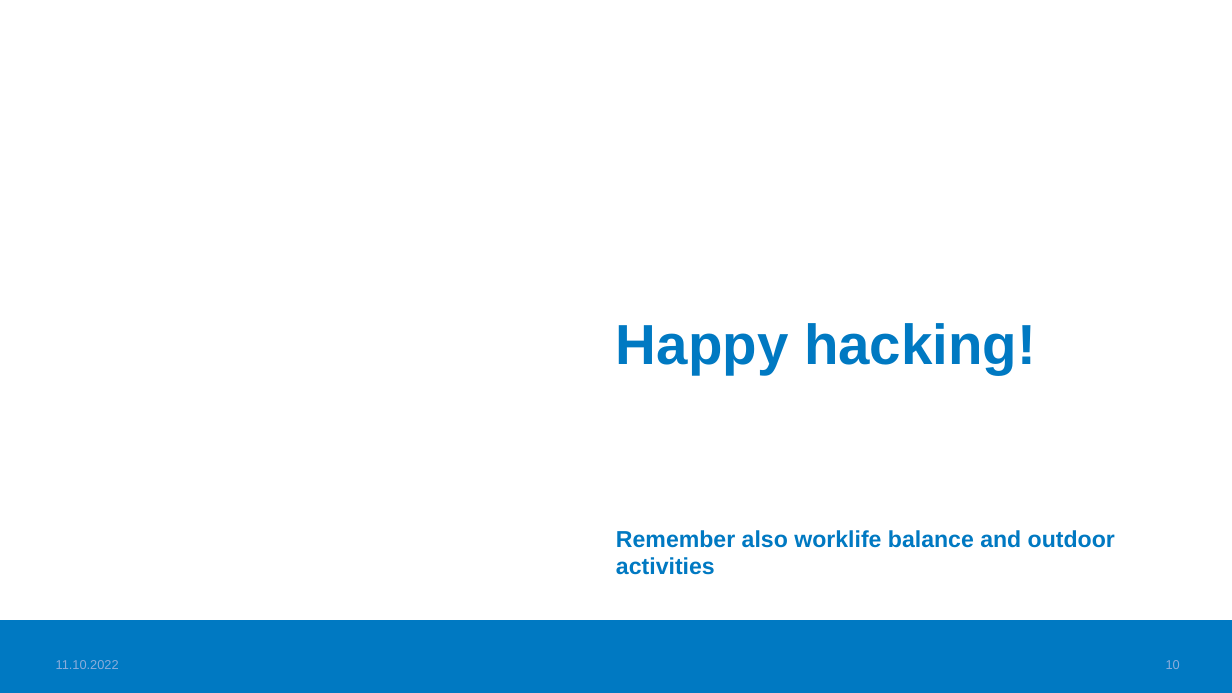
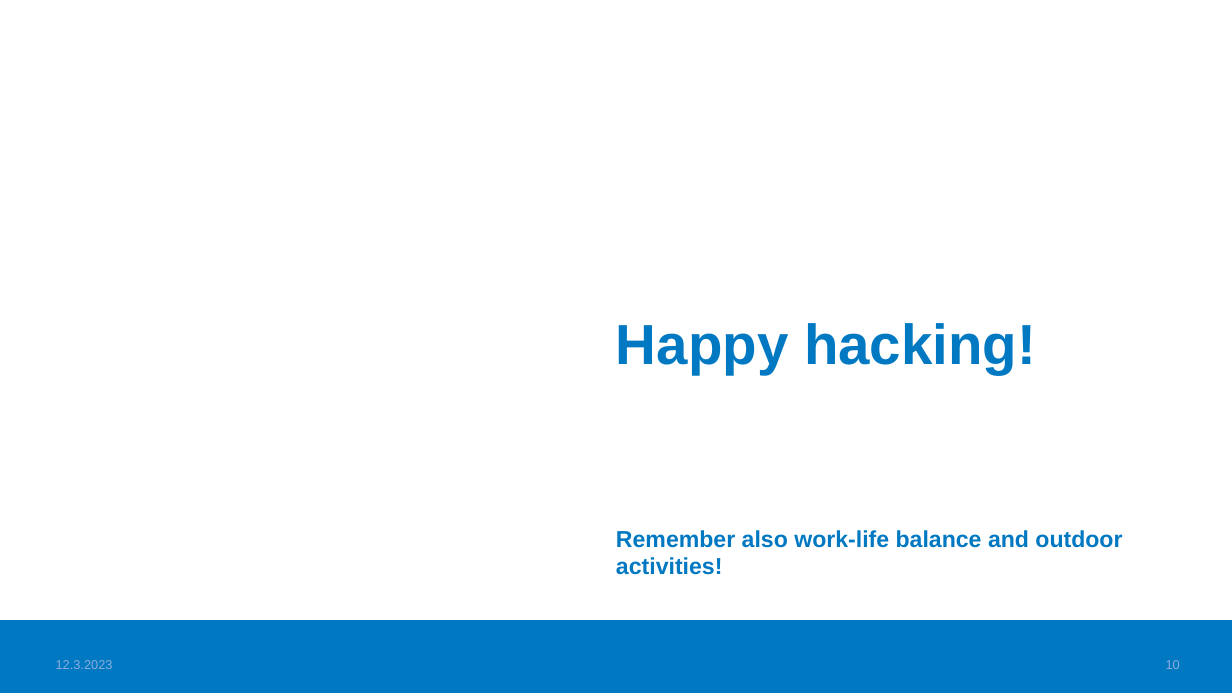
Before and after one commit to haagahelia/ohke-teknologiat, a slide deck: slide 10 of 06_ohjelmistoarkkitehtuurit_ja_patternit/ApacheKafka_DistributedEventStreamOrBroker.pptx. Drawn at 1232x693 pixels with LibreOffice and Linux fonts; fonts in the diff are those of the drawing; background and template pictures are left out. Boxes give left, top, right and bottom in pixels: in the first picture for what was removed or moved away, otherwise in the second. Text is boxed around its words. In the diff, an @@ line names an element or a change of style, - is before the commit and + after.

```diff
--- a/06_ohjelmistoarkkitehtuurit_ja_patternit/ApacheKafka_DistributedEventStreamOrBroker.pptx
+++ b/06_ohjelmistoarkkitehtuurit_ja_patternit/ApacheKafka_DistributedEventStreamOrBroker.pptx
@@ text at [616, 530, 1122, 575]: text changed @@
-Remember also worklife balance and outdoor activities
+Remember also work-life balance and outdoor activities!
@@ text at [56, 660, 113, 669]: text changed @@
-11.10.2022
+12.3.2023
```
Also in this commit, not shown: 9 other slides changed, 25 other files.
